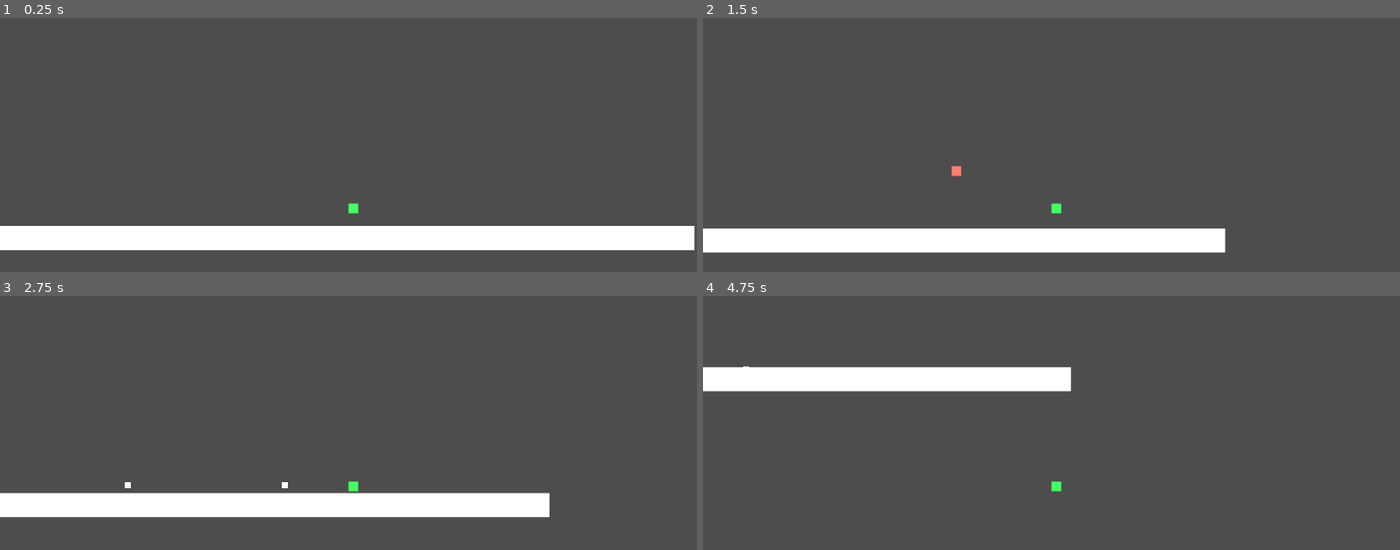
Above: before the commit, frames 1-4 (two rows, left to right).
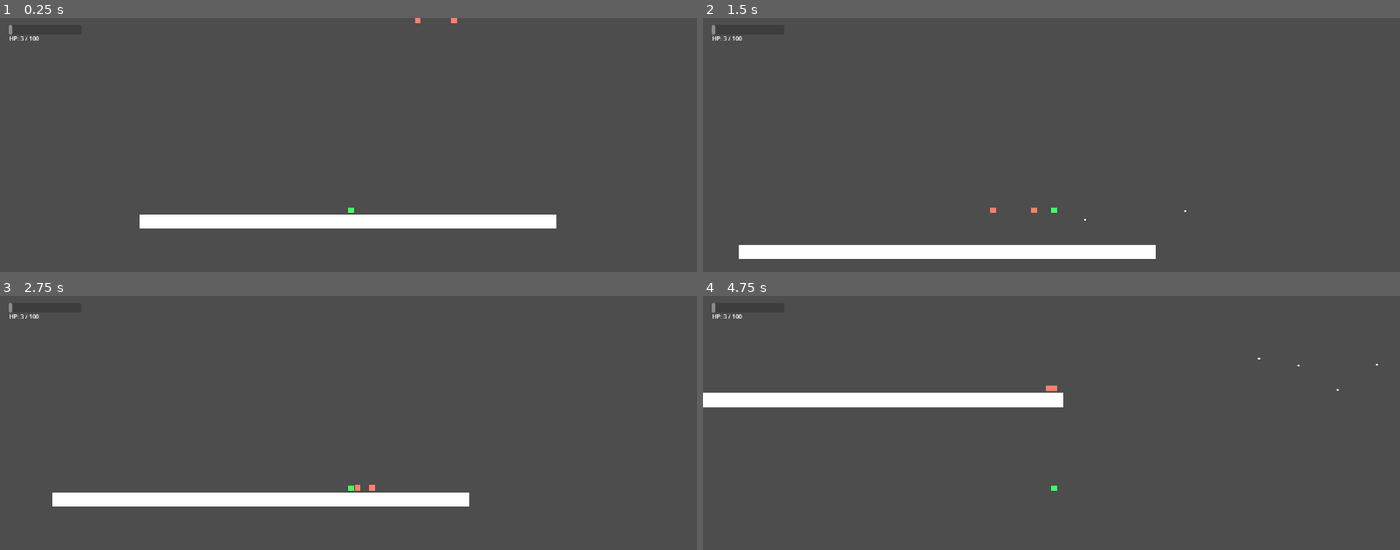
Above: after the commit, the same moments.

Repository: kirbygba06/Godot2026
Game: Godot game, scene res://PRINCIPAL.tscn
Two runs of this game, one before a commit and one after it. Both use one fixed random seed, a clock stepped at 60 frames per second and the inputs below.
Inputs (mouse positions are in pixels of both pictures, inside the frame that each line leads up to):
- Up to frame 1 (0.25 s): no input
- Up to frame 2 (1.5 s): tap Enter (ui_accept) at 0.5, 0.77, 1.07 s; move the mouse to (1204, 193) at 0.52 s; press the mouse at (1204, 193) at 0.53 s; hold Right (ui_right) from 0.53 s (still down); tap Z (shoot, bound only after the commit) at 0.8, 1.35 s; move the mouse to (912, 233) at 1.27 s; release the mouse at (912, 233) at 1.28 s
- Up to frame 3 (2.75 s): tap Enter (ui_accept) at 1.52, 1.55, 1.82, 2.1 s; move the mouse to (418, 405) at 2.02 s; release Right (ui_right) at 2.03 s; press the mouse at (418, 405) at 2.03 s; hold Left (ui_left) from 2.03 s (still down)
- Up to frame 4 (4.75 s): move the mouse to (outside the picture) at 2.77 s; release Left (ui_left) at 2.78 s; release the mouse at (outside the picture) at 2.78 s; hold Right (ui_right) 2.78-4.28 s; click (outside the picture) at 2.85 s; tap Enter (ui_accept) at 3.02, 3.32, 3.77, 3.8, 4.07, 4.52 s; tap Z (shoot, bound only after the commit) at 3.05 s; move the mouse to (1260, 549) at 3.52 s; hold Z (shoot, bound only after the commit) 3.53-4.28 s; move the mouse to (842, 433) at 4.27 s; hold Left (ui_left) from 4.28 s (still down); click (842, 433) at 4.35 s

The runs differ from the first frame. In frame 1, 12% of the frame differs, in the area x 0-100%, y 0-92%; in frame 2, 7.2%; in frame 3, 4.9%; in frame 4, 8.2%.
Error before the commit: Invalid assignment of property or key 'text' with value of type 'String' on a base object of type 'null instance'. (res://Cena1.gd:23)

Commit message:
Add files via upload

Diff:
--- a/Cena1.gd
+++ b/Cena1.gd
@@ -6,20 +6,28 @@
 	spawn_enemy(200, -500)
 	spawn_enemy(300, -500)
 
-	# Conecta o sinal do player à HUD
 	var player = get_node_or_null("Player")
 	if player:
 		player.vida_mudou.connect(_atualizar_hud)
-		_atualizar_hud(player.hp)  # Atualiza no início
+		_atualizar_hud(player.hp)
+
+func _atualizar_hud(nova_vida: int) -> void:
+	print("🔥 HUD ATUALIZADA! Vida: ", nova_vida)
+
+	var barra = get_node_or_null("HUD/BarraVida")
+	var texto = get_node_or_null("HUD/TextoVida")
+
+	if barra:
+		barra.value = nova_vida
+		barra.max_value = 100
+
+	if texto:
+		if nova_vida > 0:
+			texto.text = "HP: " + str(nova_vida) + " / 100"
+		else:
+			texto.text = "GAME OVER"
 
 func spawn_enemy(x: float, y: float):
 	var enemy = enemy_scene.instantiate()
 	enemy.position = Vector2(x, y)
 	add_child(enemy)
-
-func _atualizar_hud(nova_vida: int) -> void:
-	# 🔥 Esta função será chamada SEMPRE que a vida mudar
-	if nova_vida > 0:
-		$Label.text = "HP: " + str(nova_vida)
-	else:
-		$Label.text = "Game Over!"
--- a/ENEMY1.gd
+++ b/ENEMY1.gd
@@ -14,9 +14,12 @@
 var damage_timer = DAMAGE_INTERVAL
 
 func _ready() -> void:
-	$Area2D.body_entered.connect(_on_body_entered)
-	$Area2D.body_exited.connect(_on_body_exited)
-	$Area2D.area_entered.connect(_on_area_entered)
+	# 🔥 Usa a $Vision (grande) para detectar o player
+	$Vision.body_entered.connect(_on_body_entered)
+	$Vision.body_exited.connect(_on_body_exited)
+
+	# 🔥 Usa a $Hitbox (pequena) para receber dano de balas
+	$Hitbox.area_entered.connect(_on_hitbox_entered)
 
 func _physics_process(delta: float) -> void:
 	# Gravidade
@@ -33,7 +36,7 @@
 			speed = CHASE_SPEED
 			direction = sign(player_ref.global_position.x - global_position.x)
 
-			# Dano por contato
+			# Dano por contato (usa a distância real, não a Area2D)
 			if distance < DAMAGE_RANGE:
 				damage_timer -= delta
 				if damage_timer <= 0:
@@ -52,9 +55,10 @@
 	if body == player_ref:
 		player_ref = null
 
-func _on_area_entered(area: Area2D) -> void:
+# 🔥 NOVA FUNÇÃO: Só é chamada quando a bala toca na Hitbox (corpo)
+func _on_hitbox_entered(area: Area2D) -> void:
 	if area.is_in_group("bullet"):
 		hp -= 1
-		area.queue_free()
+		area.queue_free() # Apaga a bala
 		if hp <= 0:
-			queue_free()
+			queue_free() # Apaga o inimigo
--- a/ENEMY1.tscn
+++ b/ENEMY1.tscn
@@ -1,14 +1,19 @@
 [gd_scene format=3 uid="uid://c5bmbwdpc4e64"]
 
-[ext_resource type="Script" path="res://ENEMY1.gd" id="1_qimvh"]
+[ext_resource type="Script" uid="uid://im3nvdkmoy4m" path="res://ENEMY1.gd" id="1_qimvh"]
+
+[sub_resource type="CircleShape2D" id="CircleShape2D_qimvh"]
+radius = 229.05458
+
+[sub_resource type="CircleShape2D" id="CircleShape2D_avlvx"]
+radius = 13.0
 
 [sub_resource type="CircleShape2D" id="CircleShape2D_fcomc"]
 radius = 13.0
 
-[sub_resource type="CircleShape2D" id="CircleShape2D_qimvh"]
-radius = 229.05458
-
 [node name="CharacterBody2D" type="CharacterBody2D" unique_id=499451989]
+collision_layer = 2
+collision_mask = 4
 script = ExtResource("1_qimvh")
 
 [node name="ColorRect" type="ColorRect" parent="." unique_id=913996727]
@@ -16,13 +21,19 @@
 offset_bottom = 16.0
 color = Color(1, 0.494251, 0.42709014, 1)
 
+[node name="Vision" type="Area2D" parent="." unique_id=798965151]
+collision_layer = 0
+
+[node name="CollisionShape2D" type="CollisionShape2D" parent="Vision" unique_id=1111035387]
+position = Vector2(8, 8)
+shape = SubResource("CircleShape2D_qimvh")
+
+[node name="Hitbox" type="Area2D" parent="." unique_id=1644977093 groups=["hitbox_inimigo"]]
+
+[node name="CollisionShape2D" type="CollisionShape2D" parent="Hitbox" unique_id=211447268 groups=["hitbox_inimigo"]]
+position = Vector2(8, 8)
+shape = SubResource("CircleShape2D_avlvx")
+
 [node name="CollisionShape2D" type="CollisionShape2D" parent="." unique_id=1361542928]
 position = Vector2(8, 8)
 shape = SubResource("CircleShape2D_fcomc")
-
-[node name="Area2D" type="Area2D" parent="." unique_id=798965151]
-collision_layer = 0
-
-[node name="CollisionShape2D" type="CollisionShape2D" parent="Area2D" unique_id=1111035387]
-position = Vector2(8, 8)
-shape = SubResource("CircleShape2D_qimvh")
--- a/PRINCIPAL.tscn
+++ b/PRINCIPAL.tscn
@@ -10,13 +10,12 @@
 [sub_resource type="RectangleShape2D" id="RectangleShape2D_gfc2b"]
 size = Vector2(1192, 51)
 
-[sub_resource type="SystemFont" id="SystemFont_gfc2b"]
-
 [node name="Node2D" type="Node2D" unique_id=1815349080]
 script = ExtResource("1_mo5yb")
 
 [node name="Player" type="CharacterBody2D" parent="." unique_id=1592320167]
 position = Vector2(-8, 8)
+collision_mask = 4
 script = ExtResource("1_gfc2b")
 
 [node name="CollisionShape2D" type="CollisionShape2D" parent="Player" unique_id=47701016]
@@ -29,8 +28,14 @@
 offset_top = -16.0
 offset_right = 16.0
 color = Color(0.26, 1, 0.3833332, 1)
+metadata/_edit_use_anchors_ = true
+
+[node name="Muzzle" type="Marker2D" parent="Player" unique_id=1705005094]
+position = Vector2(24, -8)
 
 [node name="StaticBody2D" type="StaticBody2D" parent="." unique_id=943536239]
+collision_layer = 4
+collision_mask = 7
 
 [node name="ColorRect" type="ColorRect" parent="StaticBody2D" unique_id=264526122]
 offset_left = -584.0
@@ -42,21 +47,25 @@
 position = Vector2(-31, 84)
 shape = SubResource("RectangleShape2D_gfc2b")
 
-[node name="CanvasLayer" type="CanvasLayer" parent="." unique_id=862647291]
+[node name="Label" type="Label" parent="." unique_id=110660721]
+offset_right = 40.0
+offset_bottom = 23.0
+metadata/_edit_use_anchors_ = true
 
-[node name="ProgressBar" type="ProgressBar" parent="CanvasLayer" unique_id=667567368]
-offset_left = -563.0
-offset_top = -299.0
-offset_right = -414.0
-offset_bottom = -272.0
+[node name="HUD" type="CanvasLayer" parent="." unique_id=862647291]
+
+[node name="BarraVida" type="ProgressBar" parent="HUD" unique_id=667567368]
+custom_minimum_size = Vector2(200, 20)
+offset_left = 24.0
+offset_top = 19.0
+offset_right = 224.0
+offset_bottom = 46.0
 value = 100.0
-fill_mode = 1
 show_percentage = false
 
-[node name="Label" type="Label" parent="CanvasLayer" unique_id=296407428]
-offset_left = -561.0
-offset_top = -298.0
-offset_right = -521.0
-offset_bottom = -275.0
-theme_override_fonts/font = SubResource("SystemFont_gfc2b")
-text = "100"
+[node name="TextoVida" type="Label" parent="HUD" unique_id=1971869411]
+offset_left = 26.0
+offset_top = 45.0
+offset_right = 162.0
+offset_bottom = 68.0
+text = "100 / 100"
--- a/bullet.gd
+++ b/bullet.gd
@@ -1,10 +1,11 @@
 extends Area2D
 
-const SPEED = 1500.0
+const SPEED = 800.0
 var direction = 1.0
+var ja_colidiu = false  #  TRAVA ANTI-DANO DUPLO
 
 func _ready() -> void:
-	add_to_group("bullet")  # Adiciona ao grupo "bullet"
+	add_to_group("bullet")
 	area_entered.connect(_on_area_entered)
 	$VisibleOnScreenNotifier2D.screen_exited.connect(_on_screen_exited)
 
@@ -12,9 +13,14 @@
 	position.x += direction * SPEED * delta
 
 func _on_area_entered(area: Area2D) -> void:
-	# Se colidiu com algo que não é outra bala
-	if not area.is_in_group("bullet"):
-		queue_free()
+	# 🔥 Se já colidiu com algo, ignora qualquer outra coisa
+	if ja_colidiu:
+		return
+
+	# 🔥 Só causa dano se tocar na Hitbox do inimigo (ignora a Vision)
+	if area.is_in_group("hitbox_inimigo"):
+		ja_colidiu = true  # Ativa a trava
+		queue_free()       # Bala é destruída instantaneamente
 
 func _on_screen_exited() -> void:
 	queue_free()
--- a/bullet.tscn
+++ b/bullet.tscn
@@ -1,24 +1,25 @@
 [gd_scene format=3 uid="uid://ddqmtmy6cg0fb"]
 
-[ext_resource type="Script" path="res://bullet.gd" id="1_v7oki"]
+[ext_resource type="Script" uid="uid://jje8sq7x21qu" path="res://bullet.gd" id="1_v7oki"]
 
 [sub_resource type="RectangleShape2D" id="RectangleShape2D_rtl8c"]
-size = Vector2(12, 12)
+size = Vector2(7, 7)
 
 [node name="Area2D" type="Area2D" unique_id=701009276]
 position = Vector2(-5, -5)
 script = ExtResource("1_v7oki")
 
 [node name="ColorRect" type="ColorRect" parent="." unique_id=570283145]
-offset_right = 10.0
-offset_bottom = 10.0
+offset_right = 5.0
+offset_bottom = 5.0
 metadata/_edit_use_anchors_ = true
 
 [node name="CollisionShape2D" type="CollisionShape2D" parent="." unique_id=596755601]
 visibility_layer = 2
-position = Vector2(5, 5)
+position = Vector2(2.5, 2.5)
 shape = SubResource("RectangleShape2D_rtl8c")
+one_way_collision_margin = 0.0
 
 [node name="VisibleOnScreenNotifier2D" type="VisibleOnScreenNotifier2D" parent="." unique_id=1876067142]
 position = Vector2(4, 5)
-rect = Rect2(-6, -7, 14, 14)
+rect = Rect2(-6, -7, 9, 9)
--- a/mainchar.gd
+++ b/mainchar.gd
@@ -1,20 +1,28 @@
 extends CharacterBody2D
 
-# ===== SINAIS =====
-# Sinal emitido quando a vida muda (para a HUD escutar)
+# ===== SINAIS (Mantido igual para não quebrar o Cena1.gd) =====
 signal vida_mudou(nova_vida: int)
 
-# ===== VARIÁVEIS DE MOVIMENTO =====
-const SPEED = 300.0
-const JUMP_VELOCITY = -250.0
-var facing_direction = 1.0
+# ===== VARIÁVEIS DE MOVIMENTO (Ajustadas para um pulo melhor) =====
+@export var SPEED: float = 300.0
+@export var JUMP_VELOCITY: float = -450.0 # Aumentei o pulo
+@export var base_gravity: float = 1200.0
+@export var fall_gravity_multiplier: float = 1.8 # Cai mais rápido
 
-# ===== VARIÁVEIS DE VIDA =====
-var hp = 3
+# ===== GAME FEEL (A mágica) =====
+@export var coyote_time: float = 0.12
+@export var jump_buffer_time: float = 0.15
+
+var facing_direction: float = 1.0
+var coyote_timer: float = 0.0
+var jump_buffer_timer: float = 0.0
+
+# ===== VARIÁVEIS DE VIDA (Mantido igual) =====
+var hp: int = 3
 
 # ===== VARIÁVEIS DE TIRO =====
-const SHOOT_COOLDOWN = 0.2
-var shoot_cooldown_timer = 0.0
+@export var SHOOT_COOLDOWN: float = 0.2
+var shoot_cooldown_timer: float = 0.0
 
 # ===== CENAS =====
 const bullet_scene = preload("res://bullet.tscn")
@@ -23,41 +31,63 @@
 	add_to_group("player")
 
 func _physics_process(delta: float) -> void:
-	# Gravidade
+	# 1. GRAVIDADE CUSTOMIZADA
 	if not is_on_floor():
-		velocity += get_gravity() * delta
+		var current_gravity = base_gravity
+		if velocity.y > 0: # Se estiver caindo, multiplica a gravidade
+			current_gravity *= fall_gravity_multiplier
+		velocity.y += current_gravity * delta
+	else:
+		coyote_timer = coyote_time # Enche o tanque do coyote no chão
 
-	# Pulo
-	if Input.is_action_just_pressed("ui_accept") and is_on_floor():
+	# 2. TIMERS
+	if coyote_timer > 0: coyote_timer -= delta
+	if jump_buffer_timer > 0: jump_buffer_timer -= delta
+
+	# 3. BUFFER DE PULO
+	if Input.is_action_just_pressed("ui_accept"):
+		jump_buffer_timer = jump_buffer_time
+
+	# 4. PULO (Só pula se tiver buffer e coyote)
+	if jump_buffer_timer > 0 and coyote_timer > 0:
 		velocity.y = JUMP_VELOCITY
+		coyote_timer = 0.0
+		jump_buffer_timer = 0.0
 
-	# Movimento horizontal
+	# 5. MOVIMENTO
 	var direction := Input.get_axis("ui_left", "ui_right")
-	velocity.x = direction * SPEED
-
 	if direction != 0:
+		velocity.x = direction * SPEED
 		facing_direction = sign(direction)
 	else:
 		velocity.x = move_toward(velocity.x, 0, 1500.0 * delta)
 
-	# Sistema de tiro
+	# 6. TIRO (Mantido igual ao seu original)
 	shoot_cooldown_timer -= delta
-	if Input.is_action_pressed("ui_select") and shoot_cooldown_timer <= 0:
+	# Agora usamos a ação "shoot" que criamos no Input Map
+	if Input.is_action_pressed("shoot") and shoot_cooldown_timer <= 0:
 		shoot()
 		shoot_cooldown_timer = SHOOT_COOLDOWN
 
 	move_and_slide()
 
+# ===== TIRO (Vamos melhorar isso no PASSO 2) =====
 func shoot():
 	var bullet = bullet_scene.instantiate()
-	bullet.global_position = global_position + Vector2(50 * facing_direction, -15)
+
+	# A MÁGICA DO MARKER2D:
+	# Pegamos a posição X e Y do Marker2D que você arrastou na tela.
+	# Multiplicamos o X pelo facing_direction (1 ou -1) para o tiro sair do lado certo!
+	var muzzle_offset = $Muzzle.position
+	bullet.global_position = global_position + Vector2(muzzle_offset.x * facing_direction, muzzle_offset.y)
+
 	bullet.direction = facing_direction
 	get_parent().add_child(bullet)
 
+# ===== VIDA (Mantido EXATAMENTE como o Cena1.gd espera) =====
 func take_damage(amount: int) -> void:
 	hp -= amount
-	vida_mudou.emit(hp)  # AVISA A HUD QUE A VIDA MUDOU!
-
+	vida_mudou.emit(hp) # Continua passando só 1 número!
 	if hp <= 0:
 		hp = 0
 		queue_free()
--- a/project.godot
+++ b/project.godot
@@ -15,12 +15,26 @@
 config/features=PackedStringArray("4.6", "GL Compatibility")
 config/icon="res://icon.svg"
 
+[display]
+
+window/size/viewport_width=1920
+window/size/viewport_height=1080
+
+[global_group]
+
+hitbox_inimigo=""
+
 [input]
 
 ui_select={
 "deadzone": 0.5,
 "events": [Object(InputEventJoypadButton,"resource_local_to_scene":false,"resource_name":"","device":-1,"button_index":3,"pressure":0.0,"pressed":false,"script":null)
 , Object(InputEventMouseButton,"resource_local_to_scene":false,"resource_name":"","device":-1,"window_id":0,"alt_presse …(249 unchanged characters)…
+]
+}
+shoot={
+"deadzone": 0.2,
+"events": [null, Object(InputEventKey,"resource_local_to_scene":false,"resource_name":"","device":0,"window_id":0,"alt_pressed":false,"shift_pressed":false,"ctrl_pressed":false,"meta_pressed":false,"pressed":false,"keycode":0,"physical_keycode":90,"key_label":0,"unicode":0,"location":0,"echo":false,"script":null)
 ]
 }
 
Not shown: 1 places in PRINCIPAL.tscn that only renumber resources
Not shown, added: .editorconfig
Not shown, added: .gitattributes
Not shown, added: .gitignore
